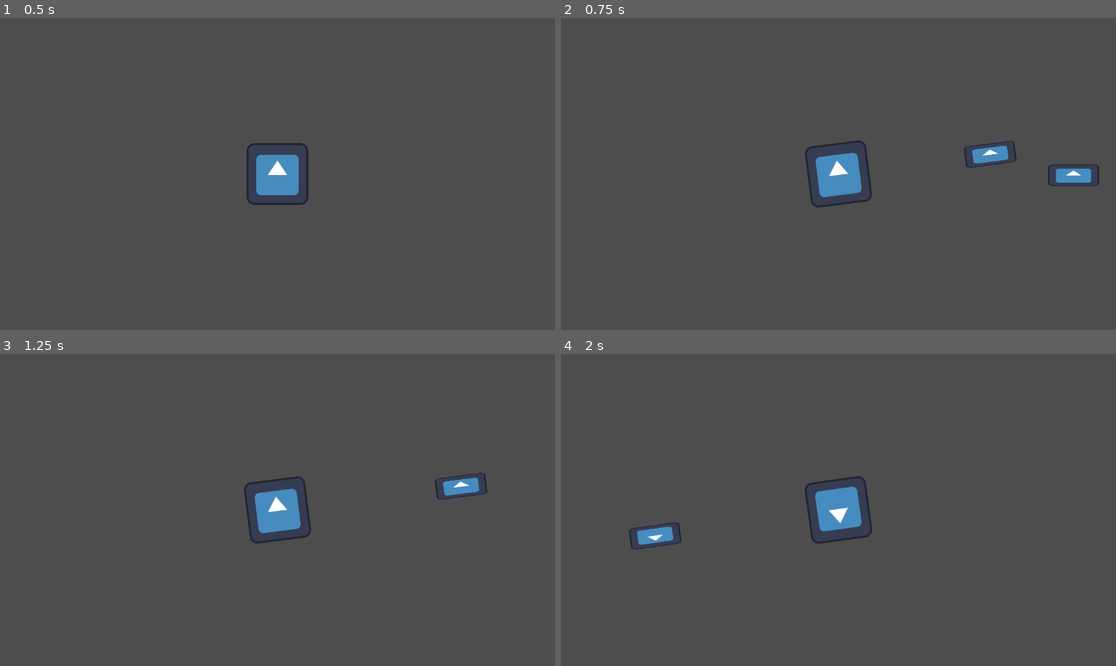
Above: before the commit, frames 1-4 (two rows, left to right).
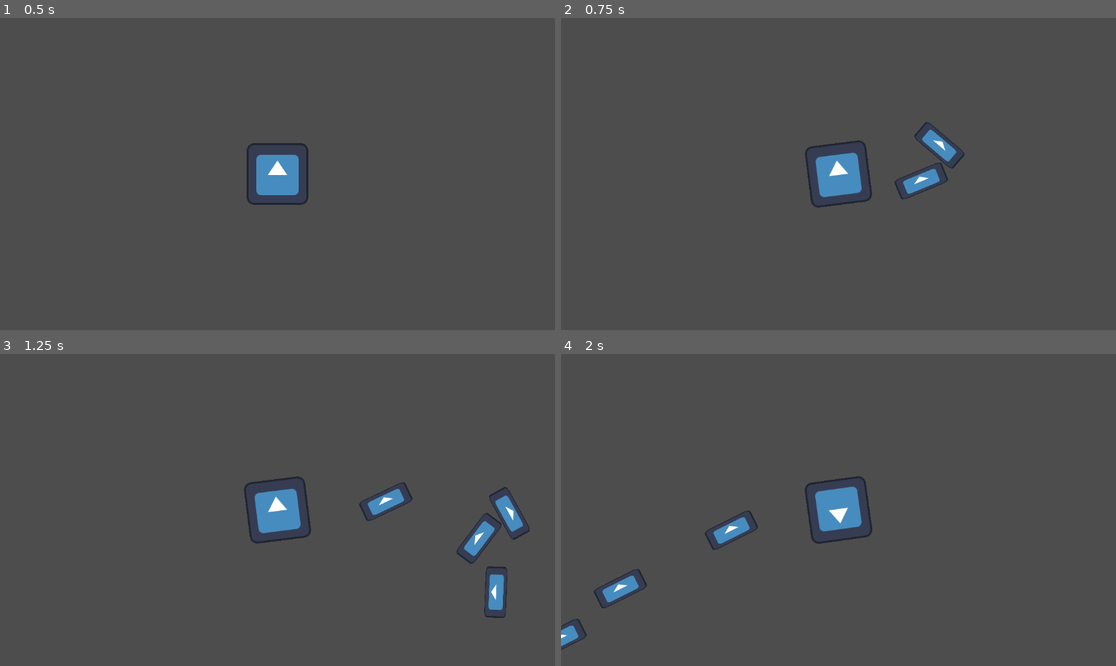
Above: after the commit, the same moments.

Repository: thomas-tahk/rogue-artillery
Game: Godot game, scene res://src/scenes/shooter.tscn
The game is run twice, just before and just after one commit, with the same random seed, the same clock (stepped at 60 frames per second) and the same inputs. The engine's default icon, where the game draws it, is replaced by a stand-in: a white triangle on a blue panel in a dark square.
Inputs (mouse positions are in pixels of both pictures, inside the frame that each line leads up to):
- Up to frame 1 (0.5 s): no input
- Up to frame 2 (0.75 s): tap Enter (ui_accept) at 0.5, 0.6 s; move the mouse to (960, 158) at 0.52 s
- Up to frame 3 (1.25 s): tap Enter (ui_accept) at 0.77, 1.07 s
- Up to frame 4 (2 s): move the mouse to (727, 525) at 1.27 s; tap Enter (ui_accept) at 1.35, 1.52, 1.82 s

Frame 1 is identical in both runs. In frame 2, 1.6% of the frame differs, in the area x 60-97%, y 33-59%; in frame 3, 2.0%, in the area x 64-96%, y 38-85%; in frame 4, 1.4%.

Commit message:
resuming switching charBody to RigidBody

Diff:
--- a/bullets.gd
+++ b/bullets.gd
@@ -1,15 +1,12 @@
-extends CharacterBody2D
+extends RigidBody2D
 
-var pos:Vector2
-var rota:float
-var dir: float
-var speed = 2000
+var launch_power = 800.0  # You can adjust this value
 
 func _ready():
-	global_position=pos
-	global_rotation=rota
+	# Enable gravity (1.0 = normal Earth gravity)
+	gravity_scale = 1.0
 
-
-func _physics_process(delta: float) -> void:
-	velocity=Vector2(speed,0).rotated(dir)
-	move_and_slide()
+func launch(direction: Vector2, power: float = launch_power):
+	# Apply impulse = instant force applied once
+	# direction should be normalized (length = 1)
+	apply_impulse(direction * power)
--- a/src/scenes/bullets.tscn
+++ b/src/scenes/bullets.tscn
@@ -6,7 +6,7 @@
 [sub_resource type="RectangleShape2D" id="RectangleShape2D_o5qq3"]
 size = Vector2(105.5, 47)
 
-[node name="CharacterBody2D" type="CharacterBody2D"]
+[node name="Bullet" type="RigidBody2D"]
 script = ExtResource("1_5t4e7")
 
 [node name="Sprite2D" type="Sprite2D" parent="."]
--- a/src/scripts/gun.gd
+++ b/src/scripts/gun.gd
@@ -7,9 +7,13 @@
 	look_at(get_global_mouse_position())
 	if Input.is_action_just_pressed("ui_accept"):
 		fire()
+
 func fire():
-	var bullet=bullet_path.instantiate()
-	bullet.dir=rotation
-	bullet.pos=$Node2D.global_position
-	bullet.rota=global_rotation
+	var bullet = bullet_path.instantiate()
+	bullet.global_position = $Node2D.global_position
+
+	# Calculate direction to mouse
+	var direction = (get_global_mouse_position() - $Node2D.global_position).normalized()
+
 	get_parent().add_child(bullet)
+	bullet.launch(direction)
